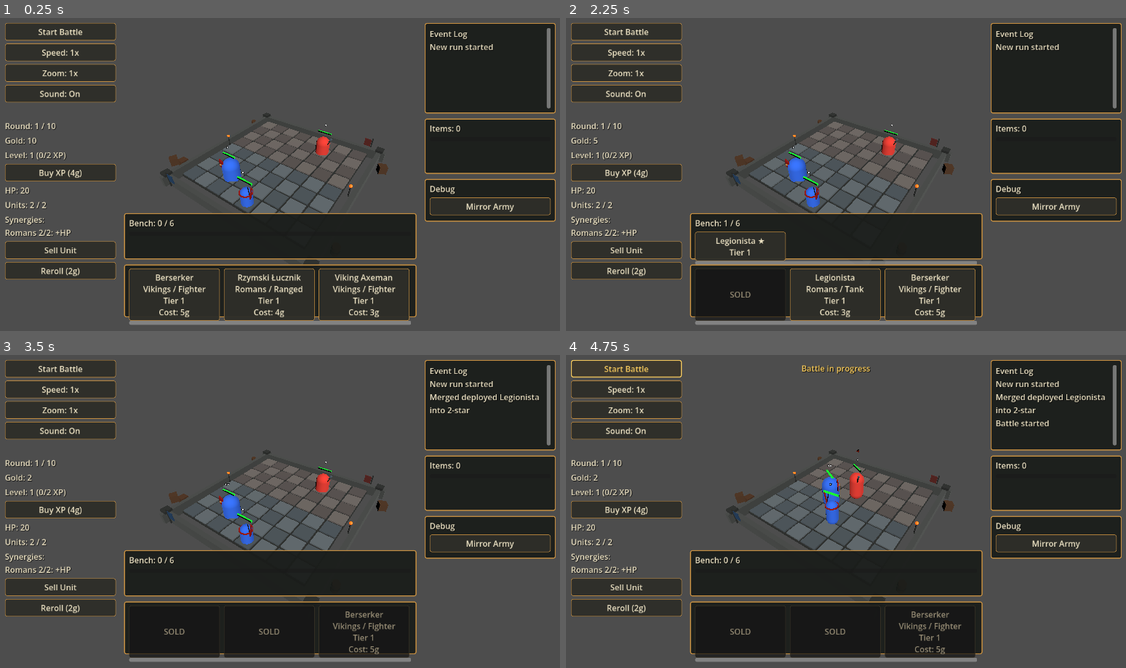
Above: before the commit, frames 1-4 (two rows, left to right).
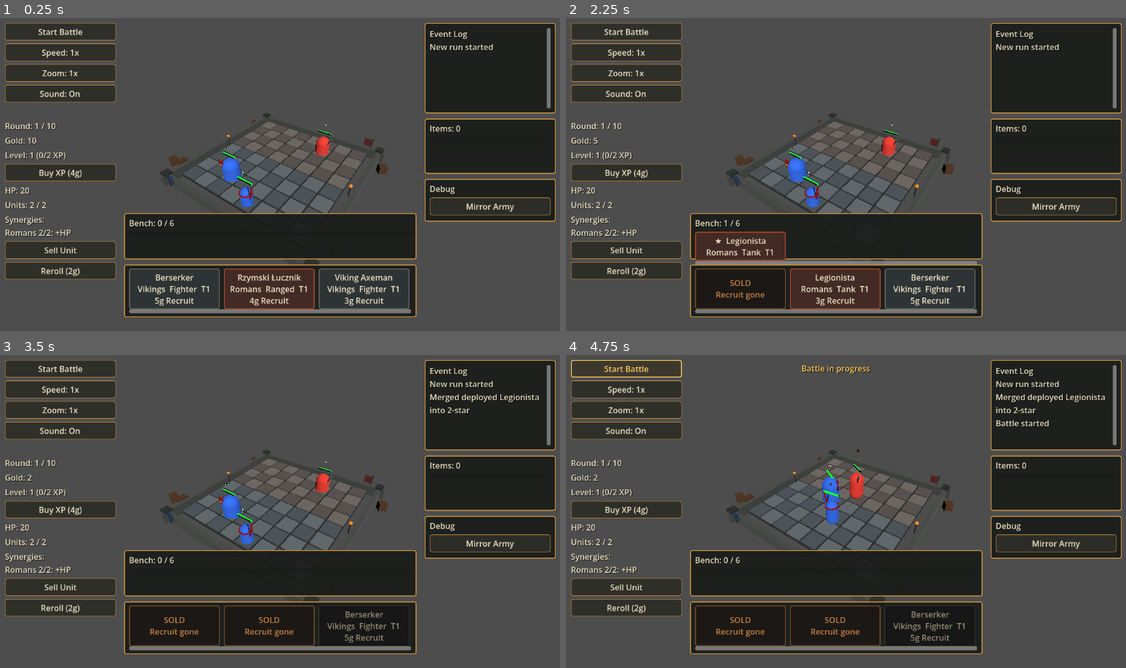
Above: after the commit, the same moments.

Repository: janmgryka-bit/warmarket
Game: Godot game, scene res://scenes/Main.tscn
Same seed, same stepped clock (60 frames per second), same inputs: the game is played once before the commit and once after it.
Inputs (mouse positions are in pixels of both pictures, inside the frame that each line leads up to):
- Up to frame 1 (0.25 s): no input
- Up to frame 2 (2.25 s): click "Sell Unit" at 0.5 s; click "Reroll (2g)" at 1.25 s; click (739, 293) at 2 s, where only the run before the commit has a clickable "Legionista Romans / Tank Tier…"
- Up to frame 3 (3.5 s): click (268, 630) at 2.75 s, where only the run before the commit has a clickable "Legionista Romans / Tank Tier…"
- Up to frame 4 (4.75 s): click "Start Battle" at 3.5 s; click "Start Battle" at 4.25 s

The runs differ from the first frame. In frame 1, 3.5% of the frame differs, in the area x 22-74%, y 80-99%; in frame 2, 3.8%, in the area x 22-74%, y 68-99%; in frame 3, 3.0%; in frame 4, 3.0%.

Commit message:
Improve unit card presentation

Diff:
--- a/godot_project/war-market/scripts/game.gd
+++ b/godot_project/war-market/scripts/game.gd
@@ -186,6 +186,39 @@
 	button.add_theme_color_override("font_hover_color", ui_gold_color)
 	button.add_theme_color_override("font_pressed_color", ui_gold_color)
 	button.add_theme_color_override("font_disabled_color", ui_muted_text_color)
+
+func style_unit_card_button(button: Button, faction: String, disabled_card: bool = false) -> void:
+	var faction_color := get_faction_card_color(faction)
+	var bg_color := ui_stone_color.lerp(faction_color, 0.20)
+	var hover_color := ui_stone_hover_color.lerp(faction_color, 0.24)
+	if disabled_card:
+		bg_color = Color(0.08, 0.08, 0.08, 0.78)
+		hover_color = bg_color
+	button.add_theme_stylebox_override("normal", create_ui_stylebox(bg_color, faction_color.lerp(ui_brass_color, 0.35), 2, 4))
+	button.add_theme_stylebox_override("hover", create_ui_stylebox(hover_color, ui_gold_color, 2, 4))
+	button.add_theme_stylebox_override("pressed", create_ui_stylebox(Color(0.12, 0.10, 0.08, 0.98), ui_gold_color, 2, 4))
+	button.add_theme_stylebox_override("disabled", create_ui_stylebox(bg_color, Color(0.26, 0.23, 0.18, 0.85), 1, 4))
+	button.add_theme_color_override("font_color", ui_light_text_color)
+	button.add_theme_color_override("font_hover_color", ui_gold_color)
+	button.add_theme_color_override("font_pressed_color", ui_gold_color)
+	button.add_theme_color_override("font_disabled_color", ui_muted_text_color if disabled_card else ui_light_text_color)
+
+func style_sold_card_button(button: Button) -> void:
+	button.add_theme_stylebox_override("disabled", create_ui_stylebox(Color(0.11, 0.09, 0.08, 0.92), Color(0.45, 0.32, 0.16, 0.9), 2, 4))
+	button.add_theme_color_override("font_disabled_color", Color(0.78, 0.52, 0.28))
+
+func get_faction_card_color(faction: String) -> Color:
+	match faction:
+		"Romans":
+			return Color(0.62, 0.12, 0.10)
+		"Vikings":
+			return Color(0.20, 0.30, 0.42)
+		"Slavs":
+			return Color(0.26, 0.42, 0.22)
+		"Mongols":
+			return Color(0.70, 0.50, 0.22)
+		_:
+			return ui_brass_color
 
 func create_ui_stylebox(bg_color: Color, border_color: Color, border_width: int, corner_radius: int) -> StyleBoxFlat:
 	var style := StyleBoxFlat.new()
@@ -1388,14 +1421,14 @@
 
 		var card := Button.new()
 		card.custom_minimum_size = Vector2(180, 80)
-		style_button(card)
 
 		if i in sold_shop_offer_indices:
-			card.text = "SOLD"
+			card.text = "SOLD\nRecruit gone"
 			card.disabled = true
+			style_sold_card_button(card)
 		else:
 			var can_afford = player_gold >= data["base_price"]
-			card.text = "%s\n%s / %s\nTier %d\nCost: %dg" % [
+			card.text = "%s\n%s  %s  T%d\n%dg Recruit" % [
 				data["name"],
 				data["faction"],
 				data["role"],
@@ -1403,6 +1436,7 @@
 				data["base_price"]
 			]
 			card.disabled = not can_afford
+			style_unit_card_button(card, data.get("faction", ""), not can_afford)
 			card.pressed.connect(_on_shop_card_pressed.bind(unit_id, i))
 
 		shop_items.add_child(card)
@@ -1819,7 +1853,9 @@
 		var button = Button.new()
 		button.custom_minimum_size = Vector2(180, 55)
 		button.text = get_bench_unit_display_name(entry)
-		style_button(button)
+		var unit_id = entry.get("unit_id", "")
+		var data: Dictionary = unit_database.get_unit_data(unit_id)
+		style_unit_card_button(button, data.get("faction", ""))
 		button.pressed.connect(_on_bench_unit_pressed.bind(i))
 		bench_items.add_child(button)
 
@@ -1828,7 +1864,13 @@
 	var data: Dictionary = unit_database.get_unit_data(unit_id)
 	var star_level = entry.get("star_level", 1)
 	var unit_display_name = data.get("name", unit_id)
-	return "%s %s\nTier %d" % [unit_display_name, "★".repeat(clamp(star_level, 1, 3)), data.get("tier", 1)]
+	return "%s  %s\n%s  %s  T%d" % [
+		"★".repeat(clamp(star_level, 1, 3)),
+		unit_display_name,
+		data.get("faction", ""),
+		data.get("role", ""),
+		data.get("tier", 1)
+	]
 
 func _on_bench_unit_pressed(index: int) -> void:
 	if not is_preparation_phase():
